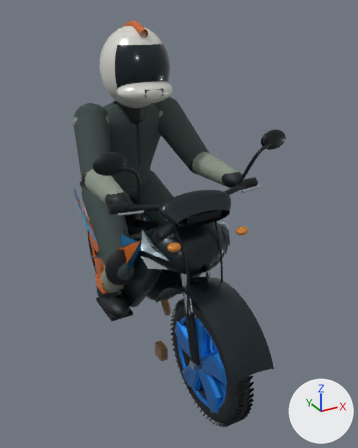
Before and after pictures for a commit that changed the glTF model public/models/winner.glb.
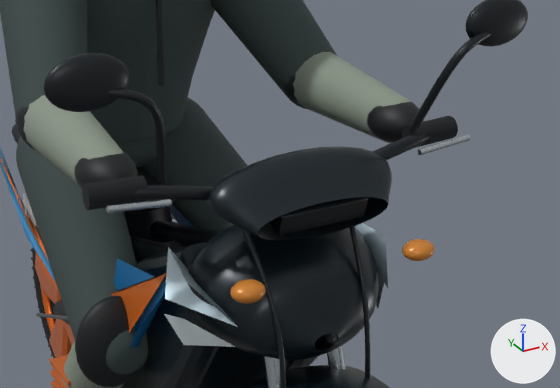
Each version is shown whole from a camera (50 mm lens) standing at (-1.035, -2.23, 1.827) and looking at (0.118, -0.134, 0.779), then close up on the part from 21% to 83% of the width and 29% to 64% of the height. The lights are fixed; the arrows at lower right show +X, +Y and +Z. The older version's two pictures come first. Where no turn or scale is listed for an object, it has been applied to the vertices. Vertices at exactly the same position are counted once.

The older version as bpy lines, for what is in view:
```python
me_mesh_11 = bpy.data.meshes.new('Mesh_11')
me_mesh_11.from_pydata(...)  # 4131 vertices, 8176 faces; spans x -0.356..0.356, y -0.387..0.448, z 0.332..1.368
me_mesh_11.materials.append(mat_material_7)  # grey #889385
me_mesh_13 = bpy.data.meshes.new('Mesh_13')
me_mesh_13.from_pydata(...)  # 4410 vertices, 8716 faces; spans x -0.359..0.359, y -0.406..0.22, z 0.295..1.474
me_mesh_13.materials.append(mat_material_9)  # black #14181b
me_mesh_33 = bpy.data.meshes.new('Mesh_33')
me_mesh_33.from_pydata(...)  # 84 vertices, 152 faces; spans x -0.372..0.372, y -0.457..0.127, z 0.338..1.08
me_mesh_33.materials.append(mat_material_0)  # black #111519
ob_mesh_11 = bpy.data.objects.new('Mesh_11', me_mesh_11)
ob_mesh_11.location = (0.0, 0.0, 0.0)
ob_mesh_13 = bpy.data.objects.new('Mesh_13', me_mesh_13)
ob_mesh_13.location = (0.0, 0.0, 0.0)
ob_mesh_33 = bpy.data.objects.new('Mesh_33', me_mesh_33)
ob_mesh_33.location = (0.0, 0.0, 0.0)
# also in view: 'Mesh_10' at (0.0, 0.126, 0.962); 'Mesh_32' at (0.0, -0.46, 0.775); 'Mesh_19' at (0.0, 0.056, 0.8); 'Mesh_1' at (0.0, 0.637, 0.306); 'Mesh_18' at (0.0, 0.085, 1.17)
```
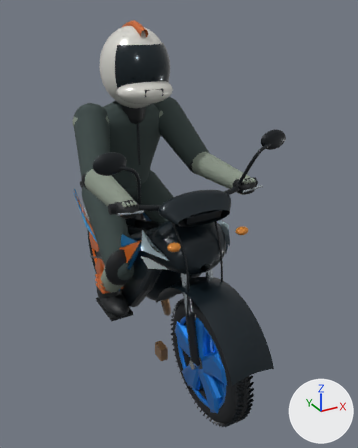
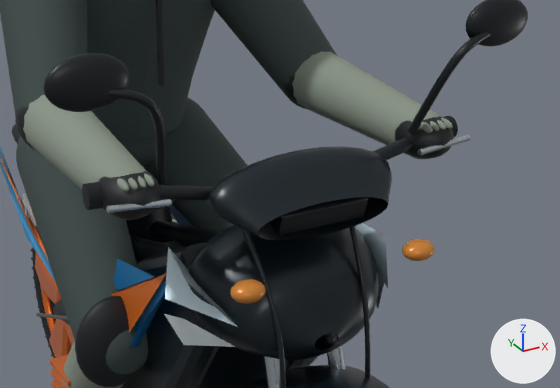
The change in detail:
me_mesh_11 is used by ob_mesh_11; location (0.0, 0.0, 0.0).
me_mesh_11 had 4131 vertices, 8176 faces and spanned x -0.356..0.356, y -0.387..0.448, z 0.332..1.368.
me_mesh_11 now has 7027 vertices, 13936 faces and spans x -0.356..0.356, y -0.492..0.448, z 0.332..1.368.
me_mesh_11 part 1: the loose piece of 362 vertices spanning x -0.347..-0.253, y -0.387..-0.293, z 1.013..1.107 is moved by (0.0, -0.095, -0.002).
me_mesh_11 part 2: a new loose piece, a UV sphere (24 segments, 16 rings, poles along z) spanning x -0.329..-0.315, y -0.492..-0.448, z 1.077..1.095, in mat_material_7 (grey #889385).
me_mesh_11 part 3: a new loose piece, a UV sphere (24 segments, 16 rings, poles along z) spanning x -0.315..-0.301, y -0.492..-0.448, z 1.077..1.095, in mat_material_7 (grey #889385).
me_mesh_11 part 4: a new loose piece, a UV sphere (24 segments, 16 rings, poles along z) spanning x -0.299..-0.285, y -0.492..-0.448, z 1.077..1.095, in mat_material_7 (grey #889385).
me_mesh_11 part 5: a new loose piece, a UV sphere (24 segments, 16 rings, poles along z) spanning x -0.285..-0.271, y -0.492..-0.448, z 1.077..1.095, in mat_material_7 (grey #889385).
me_mesh_11 part 6: the loose piece of 362 vertices spanning x 0.253..0.347, y -0.387..-0.293, z 1.013..1.107 is moved by (0.0, -0.095, -0.002).
me_mesh_11 part 7: a new loose piece, a UV sphere (24 segments, 16 rings, poles along z) spanning x 0.271..0.285, y -0.492..-0.448, z 1.077..1.095, in mat_material_7 (grey #889385).
me_mesh_11 part 8: a new loose piece, a UV sphere (24 segments, 16 rings, poles along z) spanning x 0.285..0.299, y -0.492..-0.448, z 1.077..1.095, in mat_material_7 (grey #889385).
me_mesh_11 part 9: a new loose piece, a UV sphere (24 segments, 16 rings, poles along z) spanning x 0.301..0.315, y -0.492..-0.448, z 1.077..1.095, in mat_material_7 (grey #889385).
me_mesh_11 part 10: a new loose piece, a UV sphere (24 segments, 16 rings, poles along z) spanning x 0.315..0.329, y -0.492..-0.448, z 1.077..1.095, in mat_material_7 (grey #889385).
me_mesh_11 part 11: 19 vertices moved from x -0.35..-0.23, y -0.342..-0.047, z 1.013..1.107 to x -0.35..-0.23, y -0.437..-0.048, z 1.011..1.105.
me_mesh_11 part 12: 19 vertices moved from x 0.23..0.35, y -0.342..-0.047, z 1.013..1.107 to x 0.23..0.35, y -0.437..-0.048, z 1.011..1.105.
me_mesh_13 is used by ob_mesh_13; location (0.0, 0.0, 0.0).
me_mesh_13 had 4410 vertices, 8716 faces and spanned x -0.359..0.359, y -0.406..0.22, z 0.295..1.474.
me_mesh_13 now has 4410 vertices, 8716 faces and spans x -0.359..0.359, y -0.501..0.22, z 0.295..1.474.
me_mesh_13 part 13: the loose piece of 362 vertices spanning x -0.352..-0.248, y -0.406..-0.274, z 1.017..1.103 is moved by (0.0, -0.095, -0.002).
me_mesh_13 part 14: the loose piece of 362 vertices spanning x 0.248..0.352, y -0.406..-0.274, z 1.017..1.103 is moved by (0.0, -0.095, -0.002).

Location of each change, (x1, y1, x2, y2) in pixels of the close-ups (560 x 388 px; the box of a moved part takes in the faces that stretch with it):
'Mesh_11', reshaped
    before: (23, 52, 411, 388)
    after: (23, 51, 453, 388)
'Mesh_13', reshaped
    before: (15, 76, 424, 387)
    after: (15, 76, 454, 387)
part 1 of me_mesh_11, moved or reshaped
    before: (86, 146, 124, 159)
    after: (108, 164, 146, 220)
part 2 of me_mesh_11, added
    after: (117, 178, 129, 192)
part 3 of me_mesh_11, added
    after: (128, 178, 138, 190)
part 4 of me_mesh_11, added
    after: (138, 176, 146, 188)
part 5 of me_mesh_11, added
    after: (144, 174, 155, 187)
part 6 of me_mesh_11, moved or reshaped
    before: (380, 95, 411, 143)
    after: (408, 110, 440, 159)
part 7 of me_mesh_11, added
    after: (420, 122, 433, 133)
part 8 of me_mesh_11, added
    after: (430, 121, 439, 131)
part 9 of me_mesh_11, added
    after: (437, 120, 446, 130)
part 10 of me_mesh_11, added
    after: (441, 118, 453, 129)
part 11 of me_mesh_11, moved or reshaped
    before: (23, 95, 122, 185)
    after: (23, 95, 143, 189)
part 12 of me_mesh_11, moved or reshaped
    before: (293, 52, 404, 142)
    after: (292, 51, 432, 155)
part 13 of me_mesh_13, moved or reshaped
    before: (74, 152, 137, 188)
    after: (98, 170, 160, 220)
part 14 of me_mesh_13, moved or reshaped
    before: (367, 102, 424, 142)
    after: (395, 116, 454, 159)
'Mesh_33', unchanged, covered by the edit
    both: (82, 116, 458, 210)
